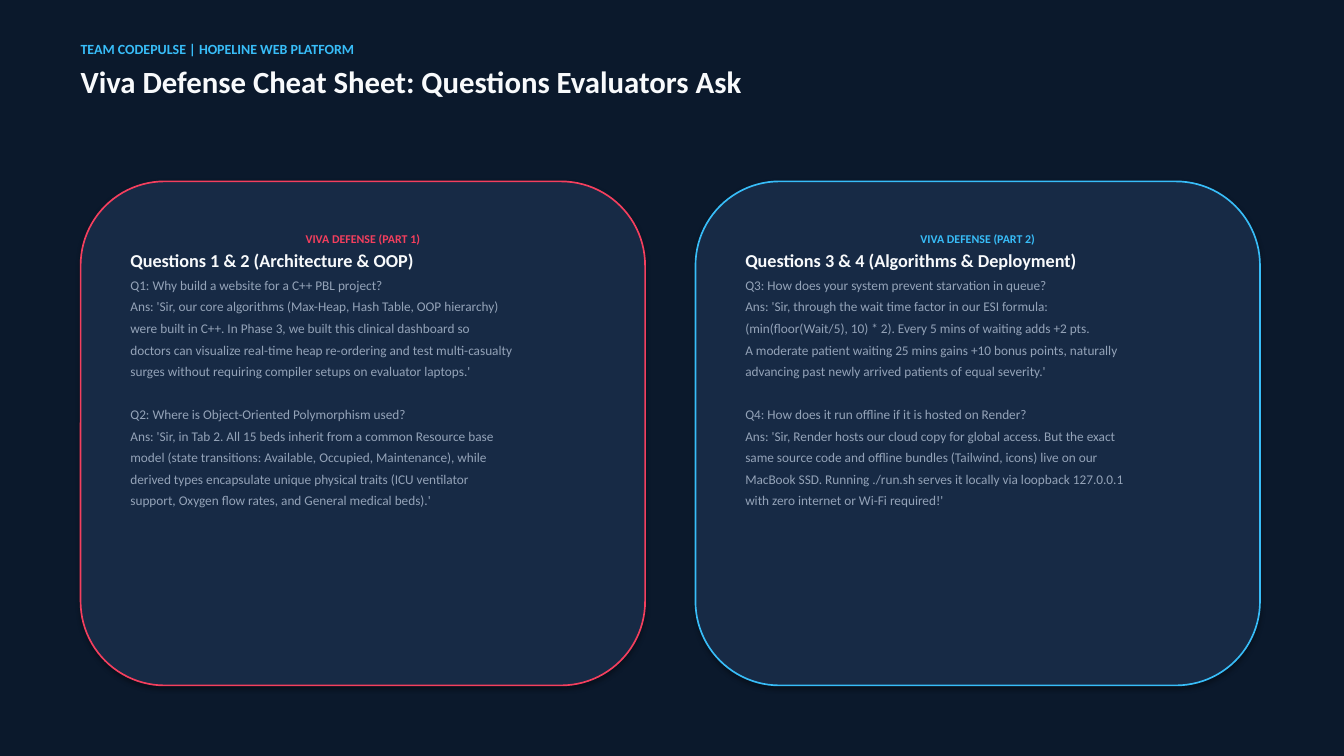
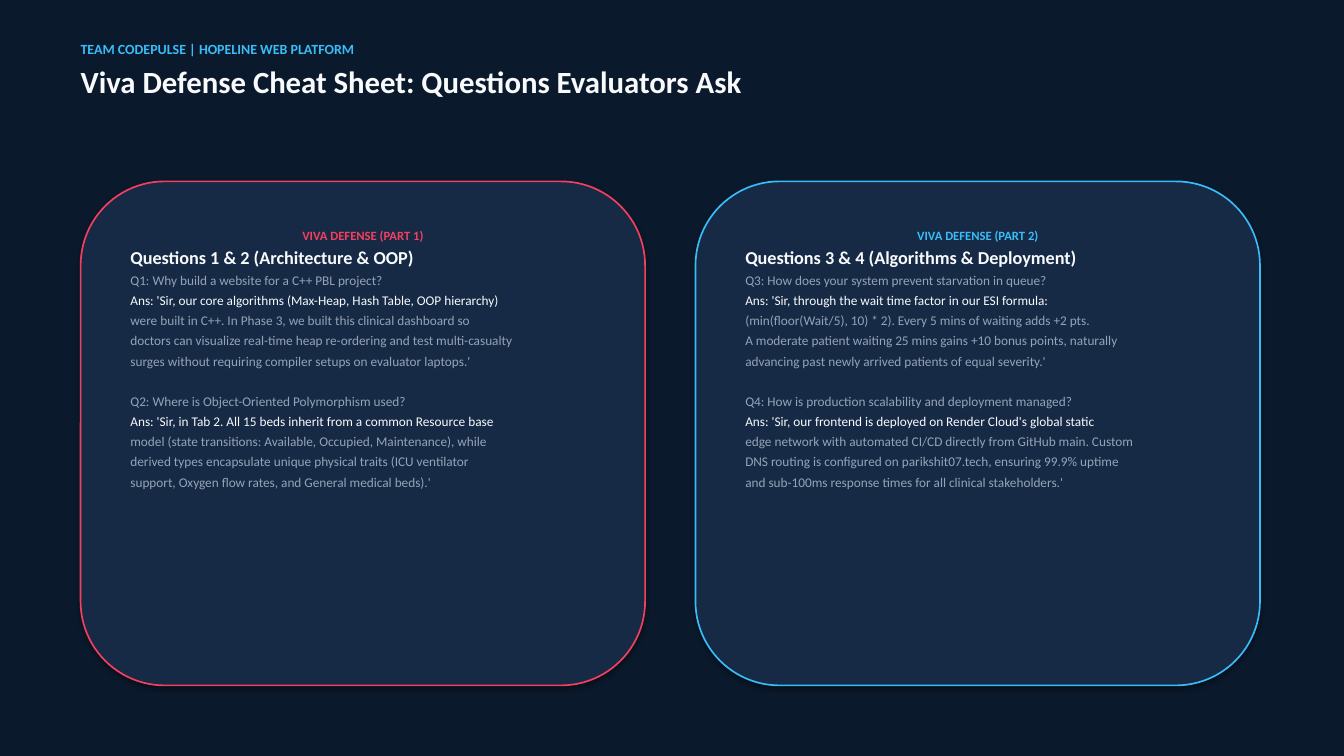
Before and after one commit to khannashivansh03coder/hopeline-pbl-project, a slide deck: slide 11 of parikshit_develope/HopeLine_CodePulse_Guide.pptx. Drawn at 1344x756 pixels with LibreOffice and Linux fonts; fonts in the diff are those of the drawing. Boxes give left, top, right and bottom in pixels: in the first picture for what was removed or moved away, otherwise in the second. Text is boxed around its words. In the diff, an @@ line names an element or a change of style, - is before the commit and + after.

Commit message:
Refactor presentation to 100% cloud architecture (Render & parikshit07.tech), removing offline mode

```diff
--- a/parikshit_develope/HopeLine_CodePulse_Guide.pptx
+++ b/parikshit_develope/HopeLine_CodePulse_Guide.pptx
@@ rounded rectangle "VIVA DEFENSE (PART 1)" at (81,181,645,686): size 8.5 to 9 pt in "VIVA DEFENSE (PART 1)"; text colour #94A3B8 to #F8FAFC in "Ans: 'Sir, our core algorithms (Max-Heap, Hash ...", "Ans: 'Sir, in Tab 2. All 15 ..."; less space between paragraphs @@
@@ text in rounded rectangle at (745,231,1117,368): size 8.5 to 9 pt in "VIVA DEFENSE (PART 2)"; text colour #94A3B8 to #F8FAFC in "Ans: 'Sir, through the wait time factor ..."; less space between paragraphs @@
@@ text in rounded rectangle at (745,397,1133,489): text changed @@
-Q4: How does it run offline if it is hosted on Render?
-Ans: 'Sir, Render hosts our cloud copy for global access. But the exact
-same source code and offline bundles (Tailwind, icons) live on our
-MacBook SSD. Running ./run.sh serves it locally via loopback 127.0.0.1
-with zero internet or Wi-Fi required!'
+Q4: How is production scalability and deployment managed?
+Ans: 'Sir, our frontend is deployed on Render Cloud's global static
+edge network with automated CI/CD directly from GitHub main. Custom
+DNS routing is configured on parikshit07.tech, ensuring 99.9% uptime
+and sub-100ms response times for all clinical stakeholders.'
```
Also in this commit, not shown: 9 other slides changed, 2 slides added, 2 slides removed.
